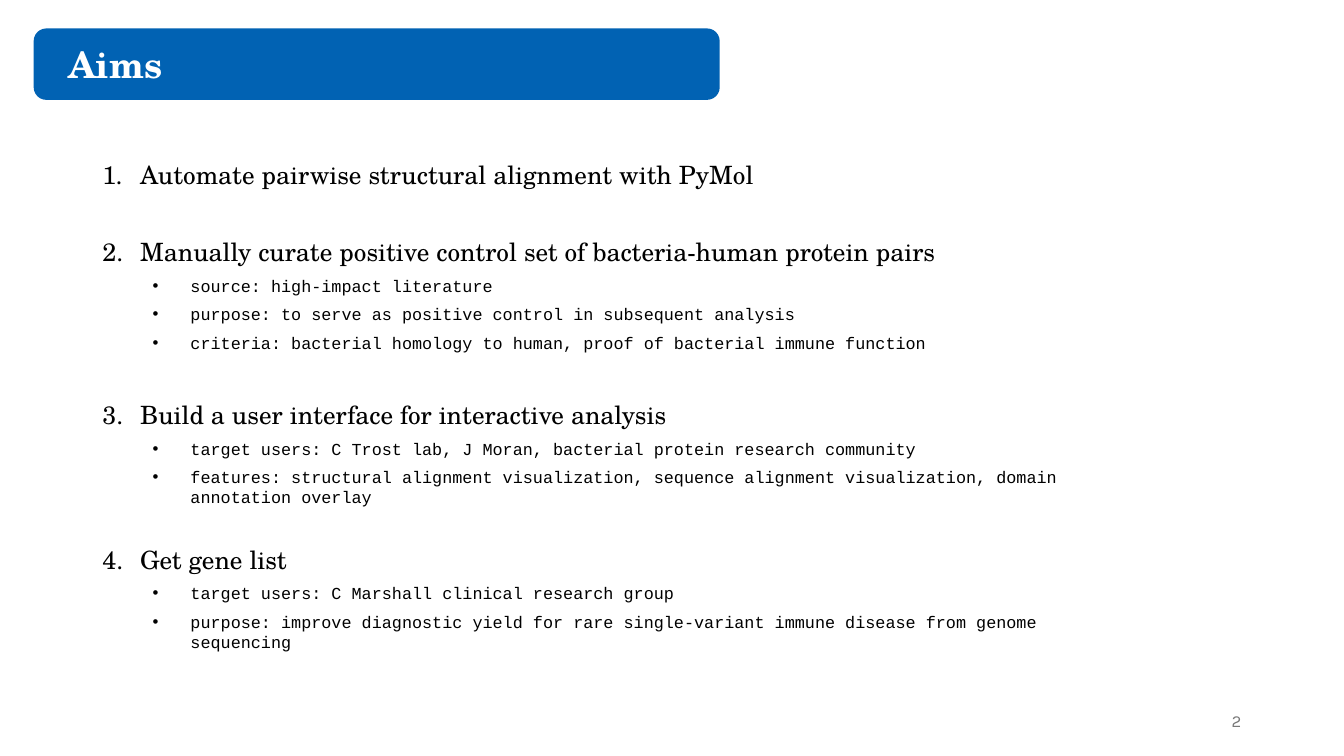
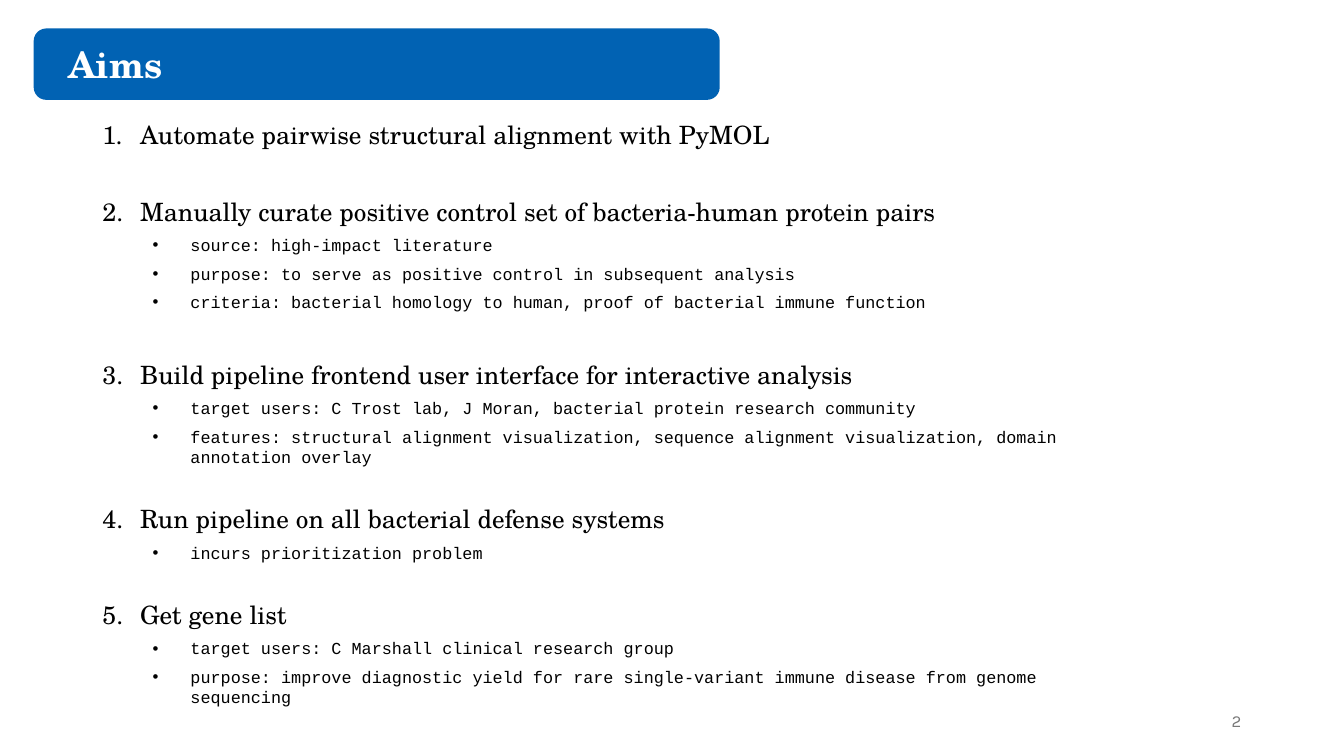
Before and after one commit to juliandeanmoran/BISSH, a slide deck: slide 2 of reports/2026-04-10_projectUpdate_2_jmoran.pptx. Drawn at 1344x756 pixels with LibreOffice and Linux fonts; fonts in the diff are those of the drawing. Boxes give left, top, right and bottom in pixels: in the first picture for what was removed or moved away, otherwise in the second. Text is boxed around its words. In the diff, an @@ line names an element or a change of style, - is before the commit and + after.

```diff
--- a/reports/2026-04-10_projectUpdate_2_jmoran.pptx
+++ b/reports/2026-04-10_projectUpdate_2_jmoran.pptx
@@ text "Automate pairwise structural alignment with ...": place and size @@
-text "Automate pairwise structural alignment with ..." at [140,165,1056,652]
+text "Automate pairwise structural alignment with ..." at [140,125,1056,707]
@@ text at [140,125,770,149]: text changed @@
-1. Automate pairwise structural alignment with PyMol
+1. Automate pairwise structural alignment with PyMOL
@@ text at [140,365,852,389]: text changed @@
-3. Build a user interface for interactive analysis
+3. Build pipeline frontend user interface for interactive analysis
@@ text at [140,509,665,563]: paragraphs added @@
+4. Run pipeline on all bacterial defense systems
+  • incurs prioritization problem
```
Also in this commit, not shown: 4 other slides changed, 3 slides added, 1 other file.
